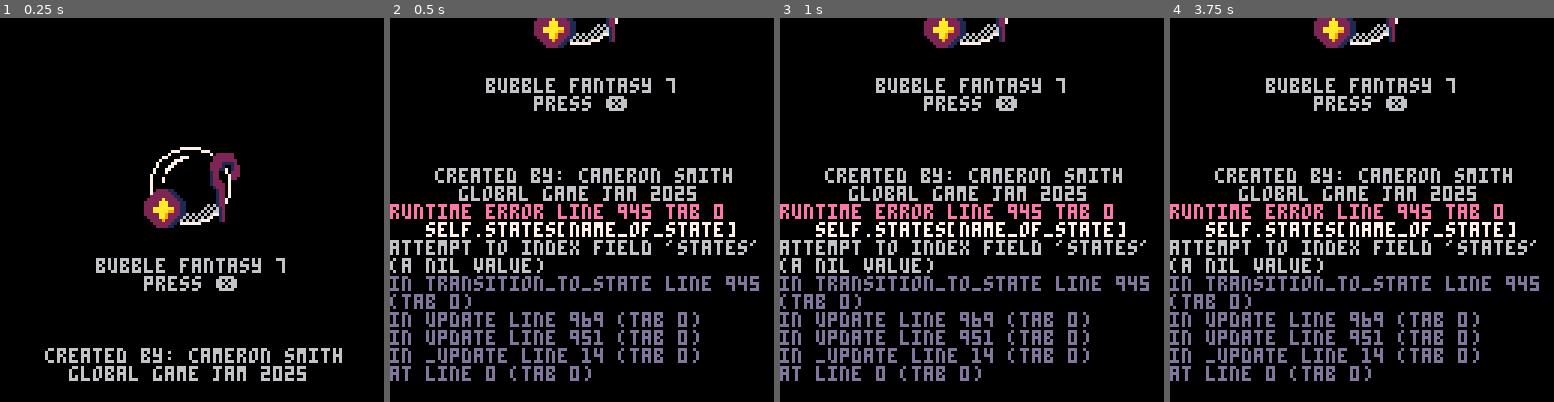
Above: before the commit, frames 1-4 (left to right).
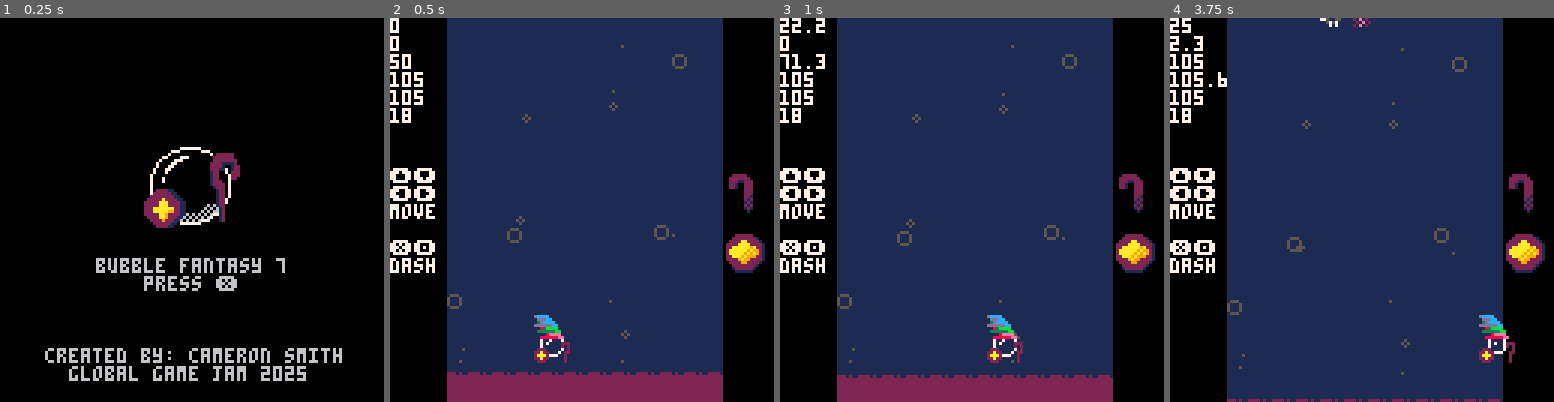
Above: after the commit, the same moments.

Repository: dumbanode/Bubble-Fantasy-7
Game: PICO-8 cartridge ggj2025.p8
Same seed, same stepped clock (60 frames per second), same inputs: the game is played once before the commit and once after it.
Inputs:
- Up to frame 1 (0.25 s): no input
- Up to frame 2 (0.5 s): tap X (X key) at 0.33 s
- Up to frame 3 (1 s): tap O (Z key) at 0.7 s
- Up to frame 4 (3.75 s): tap X (X key) at 1.07, 1.85, 2.97 s; hold Right 1.6-2.1 s; tap O (Z key) every 0.4 s from 1.7 to 3.7 s; hold Up 2.15-2.42 s; hold Right 2.47-3.03 s; hold Left 3.08-3.58 s; hold Down from 3.63 s (still down)

Frame 1 is identical in both runs. In frame 2, 77% of the frame differs, in the area x 0-98%, y 0-100%; in frame 3, 77%; in frame 4, 78%.
Error before the commit: runtime error line 945 tab 0; self.states[name_of_state]; attempt to index field 'states' (a nil value)

Commit message:
transitions to game successfully

Diff:
--- a/ggj2025.p8
+++ b/ggj2025.p8
@@ -679,22 +679,6 @@
 
 end
 
-function draw_game()
-	cls(1)
-	world:draw()
-	world:draw_hud()
-
-	-- update the player sprite
-	if plr.spr_timer>10 then
-		plr.spr_timer=0
-	else
-		plr.spr_timer+=1
-	end
-
-	plr:draw()
-	--debug_print()
-end
-
 function draw_game_over()
 end
 
@@ -867,18 +851,6 @@
 -->8
 --game state
 
-function init_game()
-	dist_traveled={
-		m=0,
-		t=0
-	}
-	world:init()
-	init_plr()
-	num_coins=0
-	setup_particles()
-	world:
-	init_floor()
-end
 
 function init_game_over()
 	cls(4)
@@ -896,12 +868,7 @@
 end
 
 -- update
-function update_game()
-	world:update()
-	update_hud()
-	plr:update()
-	update_timer()
-end
+
 
 function update_game_over()
 	btn_update()
@@ -961,7 +928,7 @@
 
 
 -------------------------------
-
+-- state declarations --
 
 
 title=state:new({
@@ -969,7 +936,7 @@
 
 	update=function(self)
 		if btnu(4) or btnu(5) then
-			state_mngr.transition_to_state(
+			state_mngr:transition_to_state(
 				"game"
 			)
 		end
@@ -993,6 +960,51 @@
 })
 
 state_mngr:add(title)
+
+game=state:new({
+	name="game",
+
+	init=function(self)
+		dist_traveled={
+			m=0,
+			t=0
+		}
+		world:init()
+		init_plr()
+		num_coins=0
+		setup_particles()
+		world:
+		init_floor()
+	end,
+
+	update=function(self)
+		world:update()
+		update_hud()
+		plr:update()
+		update_timer()
+	end,
+
+	draw=function(self)
+		cls(1)
+		world:draw()
+		world:draw_hud()
+
+		-- update the player sprite
+		if plr.spr_timer>10 then
+			plr.spr_timer=0
+		else
+			plr.spr_timer+=1
+		end
+
+		plr:draw()
+		--debug_print()
+	end
+
+})
+
+state_mngr:add(game)
+
+
 -->8
 --particles
 num_parts=15
